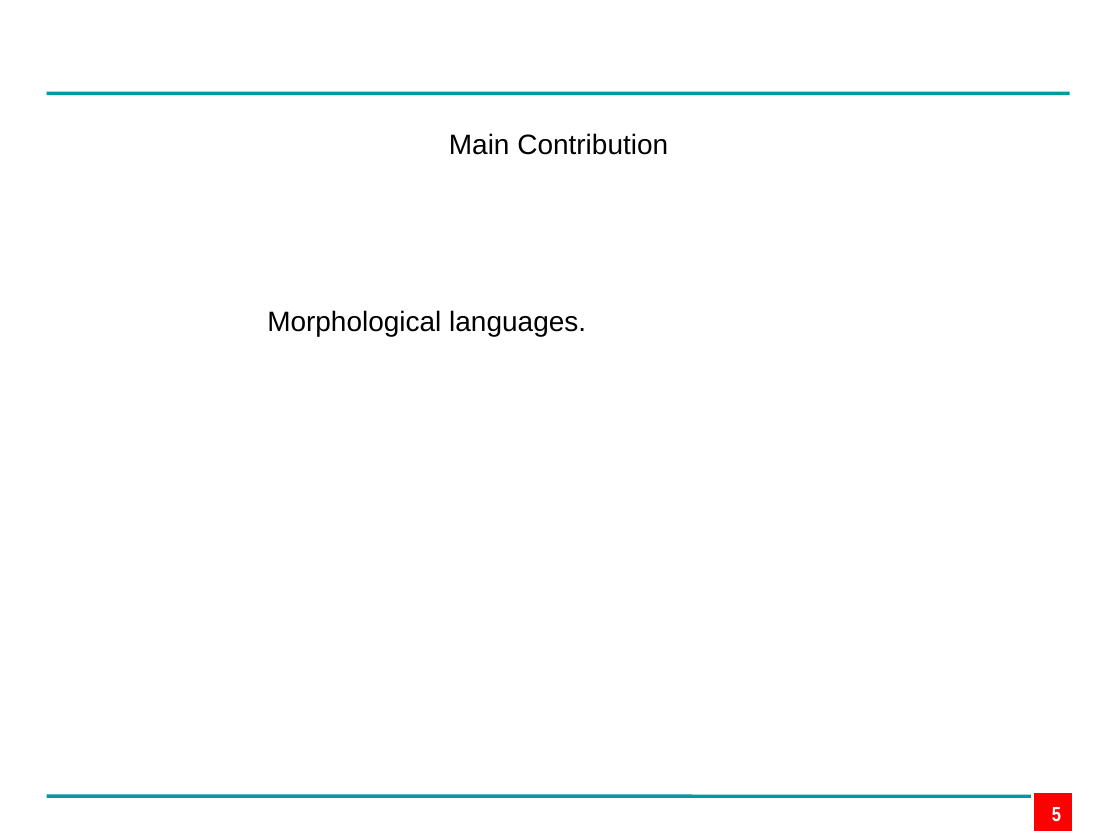
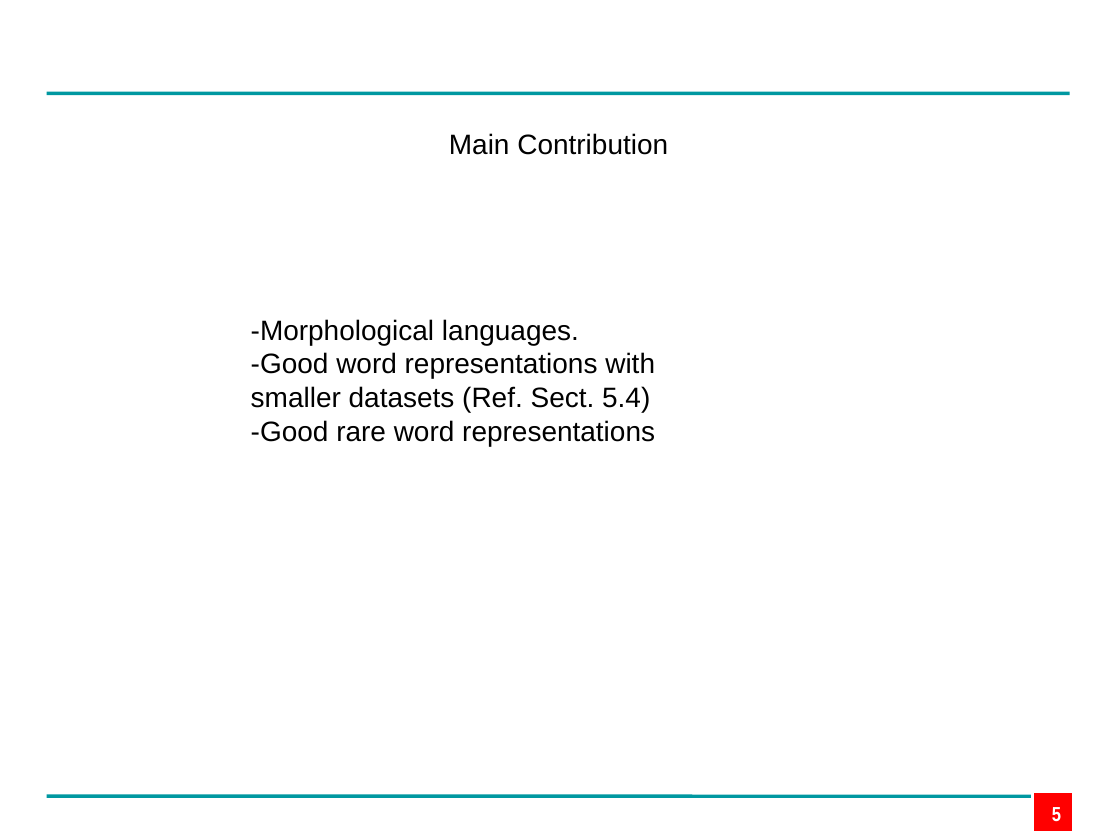
Before and after one commit to edpape007/NLP, a slide deck: slide 5 of Presentation_Subword.pptx. Drawn at 1120x840 pixels with LibreOffice and Linux fonts; fonts in the diff are those of the drawing; background and template pictures are left out. Boxes give left, top, right and bottom in pixels: in the first picture for what was removed or moved away, otherwise in the second. Text is boxed around its words. In the diff, an @@ line names an element or a change of style, - is before the commit and + after.

```diff
--- a/Presentation_Subword.pptx
+++ b/Presentation_Subword.pptx
@@ text at bbox=[251, 319, 655, 446]: text changed @@
-Morphological languages.
+-Morphological languages.
+-Good word representations with smaller datasets (Ref. Sect. 5.4)
+-Good rare word representations
```
Also in this commit, not shown: 2 other slides changed, 1 other file.
